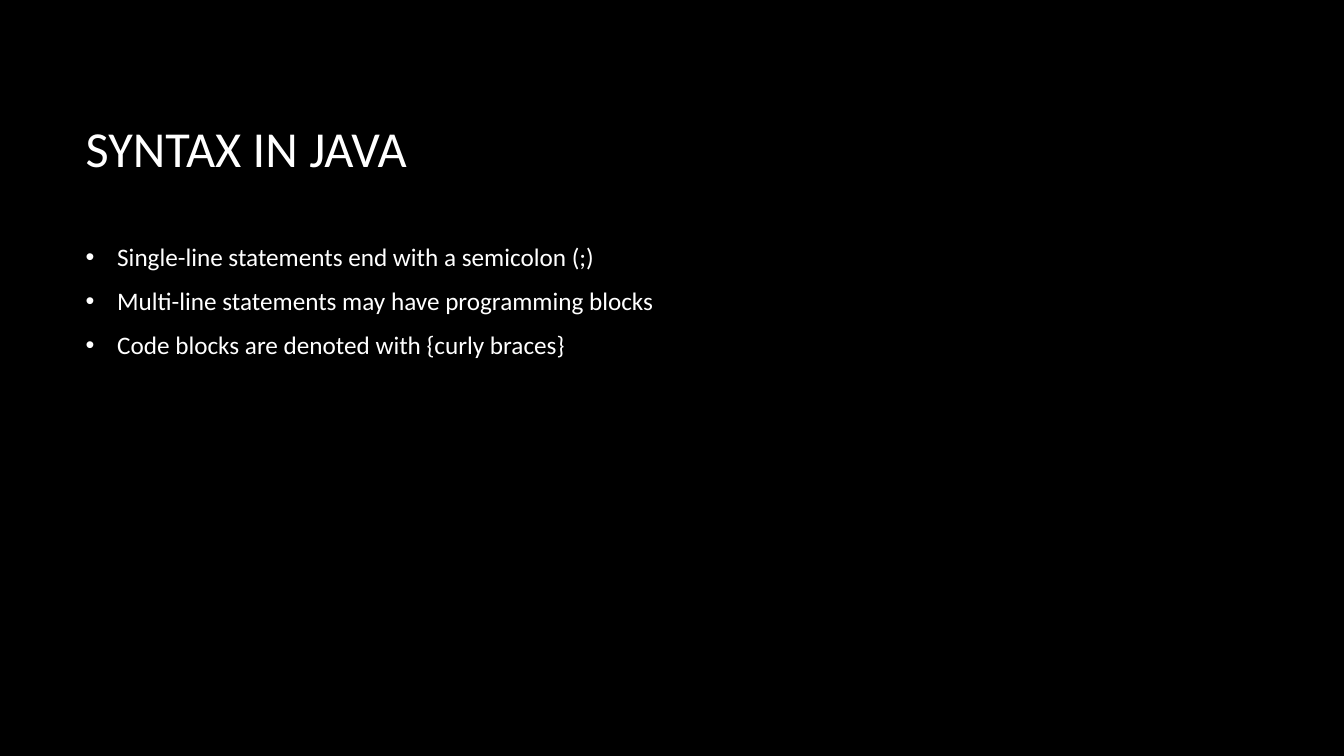
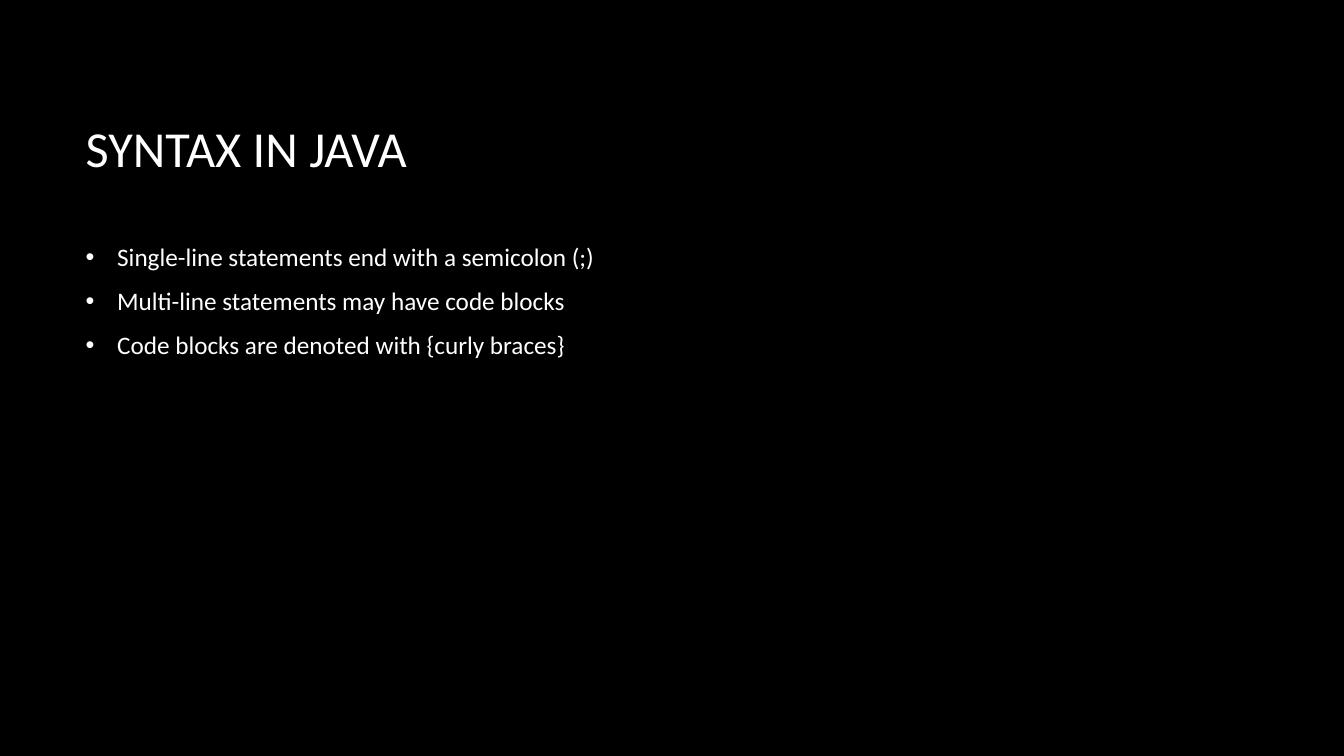
Before and after one commit to ToothbrushB/JavaCurriculum, a slide deck: slide 4 of FTC op mode.pptx. Drawn at 1344x756 pixels with LibreOffice and Linux fonts; fonts in the diff are those of the drawing; background and template pictures are left out. Boxes give left, top, right and bottom in pixels: in the first picture for what was removed or moved away, otherwise in the second. Text is boxed around its words. In the diff, an @@ line names an element or a change of style, - is before the commit and + after.

```diff
--- a/FTC op mode.pptx
+++ b/FTC op mode.pptx
@@ text at (x1=117, y1=292, x2=564, y2=314): text changed @@
-• Multi-line statements may have programming blocks
+• Multi-line statements may have code blocks
```
Also in this commit, not shown: 1 other slide changed, 22 other files.
